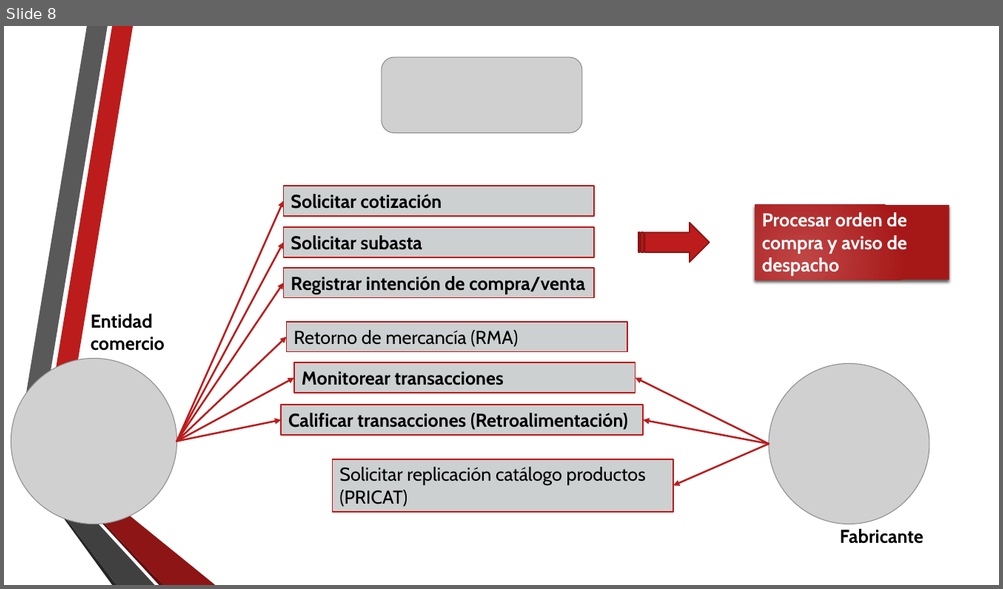
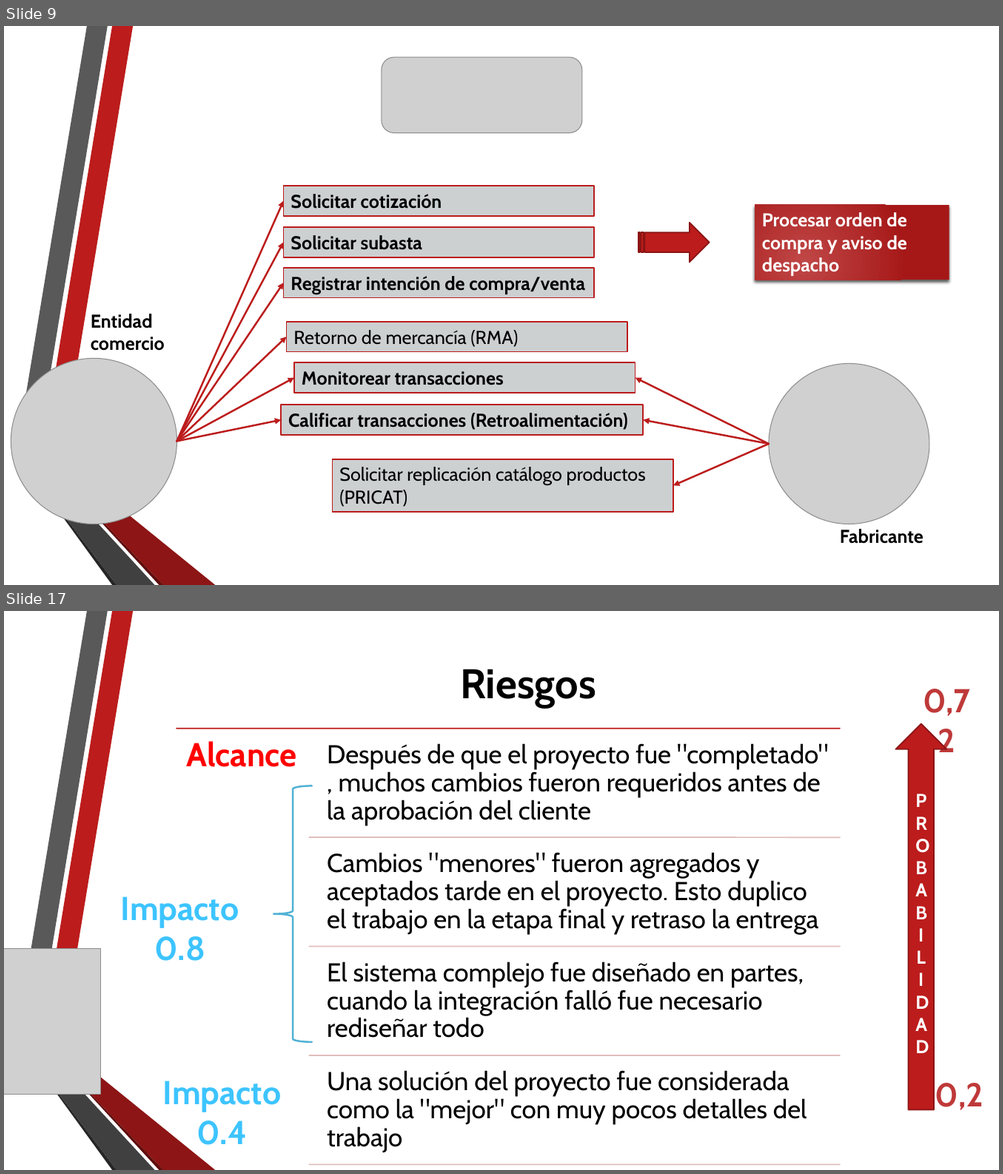
Before and after one commit to gaudisolutions/ecos, a slide deck: Proyecto I/Arquitectura Objetivo MPLA.pptx. Shown one above the other, each under a label of ours: slide 8 before the commit, slides 9 and 17 after it; the slides between them are not shown. The pictures are 1003x589 and 1003x1174 pixels, drawn with LibreOffice and Linux fonts; fonts in the diff are those of the drawing; grey boxes stand for pictures; background and template pictures are left out. Boxes give left, top, right and bottom in pixels: in the first picture for what was removed or moved away, otherwise in the second. Text is boxed around its words. In the diff, an @@ line names an element or a change of style, - is before the commit and + after.

```diff
--- a/Proyecto I/Arquitectura Objetivo MPLA.pptx
+++ b/Proyecto I/Arquitectura Objetivo MPLA.pptx
@@ slide 17 added at (x1=4, y1=611, x2=999, y2=1170), background picture (left out); not listed: 6 template elements that a slide beside it also shows @@
@@ title added at (x1=460, y1=669, x2=595, y2=708), 40 pt, text #000000, bold @@
+Riesgos
@@ text added at (x1=922, y1=689, x2=970, y2=716), 32 pt, text gradient #CC6868 to #C03A3A to #B00303 to #970909 to #940909, bold @@
+0,72
@@ up arrow added at (x1=896, y1=723, x2=946, y2=1111), fill #BC1C1C, outline #8B1515 1.25 pt, 18 pt, text #FFFFFF, bold @@
+PROBABILIDAD
@@ left brace added at (x1=273, y1=786, x2=311, y2=1043), outline #50B1D4 1.75 pt @@
@@ text added at (x1=121, y1=897, x2=239, y2=961), 32 pt, text gradient #07678A to #3DC5FF to #EEF8FF, bold @@
+Impacto 0.8
@@ picture added at (x1=4, y1=949, x2=100, y2=1095) @@
@@ text added at (x1=163, y1=1081, x2=282, y2=1145), 32 pt, text gradient #07678A to #3DC5FF to #EEF8FF, bold @@
+Impacto 0.4
@@ text added at (x1=935, y1=1083, x2=983, y2=1111), 32 pt, text gradient #CC6868 to #C03A3A to #B00303 to #970909 to #940909, bold @@
+0,2
@@ group added at (x1=176, y1=728, x2=839, y2=1165): 5 lines, 5 texts @@
+Alcance
+Después de que el proyecto fue "completado" , muchos cambios fueron requeridos antes de la aprobación del cliente
+Cambios "menores" fueron agregados y aceptados tarde en el proyecto. Esto duplico el trabajo en la etapa final y retraso la entrega
+El sistema complejo fue diseñado en partes, cuando la integración falló fue necesario rediseñar todo
+Una solución del proyecto fue considerada como la "mejor" con muy pocos detalles del trabajo
@@ what was slide 8 is now slide 9 @@
```
Also in this commit, not shown: 11 slides changed, 6 other slides added.
